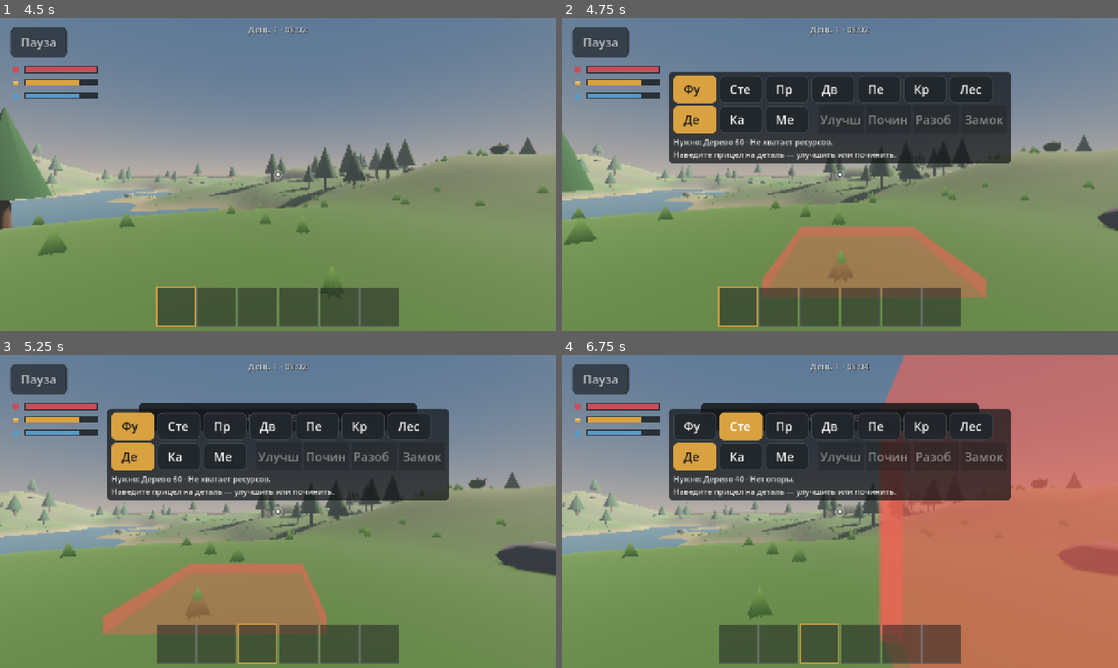
Above: before the commit, frames 1-4 (two rows, left to right).
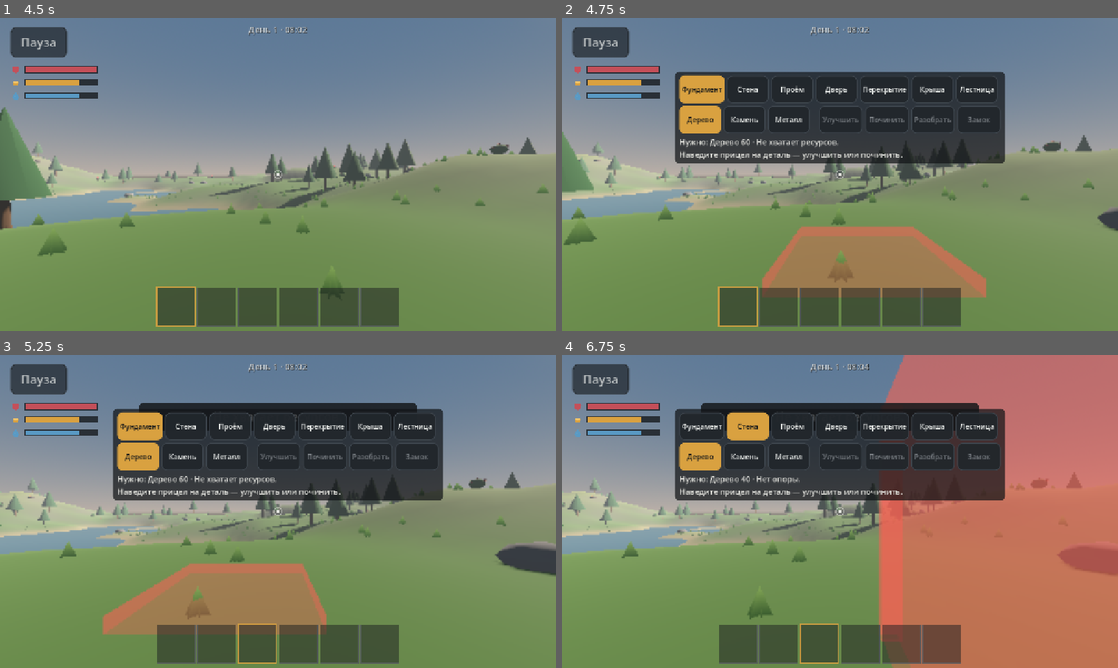
Above: after the commit, the same moments.

Repository: orucovislam72-beep/empty-shore
Game: Godot game, scene res://scenes/main/main_menu.tscn
Same seed, same stepped clock (60 frames per second), same inputs: the game is played once before the commit and once after it.
Inputs (mouse positions are in pixels of both pictures, inside the frame that each line leads up to):
- Up to frame 1 (4.5 s): click "Новая игра" at 0.5 s; click "Пауза" at 1.25 s; click "Продолжить" at 2 s; tap Enter at 2.75 s; drag from (177, 305) to (333, 105) at 2.77 s; tap Space (jump) at 3.5 s; drag from (216, 305) to (250, 237) at 3.52 s; move the mouse to (255, 305) at 4.27 s; press the mouse at (255, 305) at 4.28 s; hold D (move_right) from 4.28 s (still down)
- Up to frame 2 (4.75 s): keep holding D (move_right); tap B (build) at 4.55 s
- Up to frame 3 (5.25 s): release D (move_right) at 5 s; release the mouse at (255, 642) at 5 s; drag from (300, 642) to (111, 464) at 5.02 s
- Up to frame 4 (6.75 s): click "Фундамент" at 5.75 s; click "Стена" at 6.5 s

Frame 1 is identical in both runs. In frame 2, 3.5% of the frame differs, in the area x 19-81%, y 17-47%; in frame 3, 3.5%; in frame 4, 4.1%.

Commit message:
fix(ui): readable build panel labels, keypad code cells, styled disabled buttons; lighter stone and metal colours

Diff:
--- a/assets/ui_theme.tres
+++ b/assets/ui_theme.tres
@@ -100,6 +100,10 @@
 Button/styles/hover = SubResource("btn_hover")
 Button/styles/pressed = SubResource("btn_pressed")
 Button/styles/focus = SubResource("btn_focus")
+Button/styles/disabled = SubResource("btn_normal")
+Button/styles/hover_pressed = SubResource("btn_pressed")
+Button/colors/font_disabled_color = Color(0.48, 0.5, 0.52, 1)
+Button/colors/font_hover_pressed_color = Color(0.08, 0.09, 0.1, 1)
 OptionButton/styles/normal = SubResource("btn_normal")
 OptionButton/styles/hover = SubResource("btn_hover")
 OptionButton/styles/pressed = SubResource("btn_pressed")
--- a/scripts/building/building_view.gd
+++ b/scripts/building/building_view.gd
@@ -9,7 +9,7 @@
 ##   стена/проём — середина нижнего края, вдоль +X; крыша и лестница — центр клетки на уровне пола,
 ##   подъём в сторону −Z (поворот по направлению rot); дверь — нижний край петли, полотно вдоль +X.
 
-const MATERIAL_COLORS: Array[Color] = [Color(0.6, 0.42, 0.26), Color(0.58, 0.58, 0.56), Color(0.44, 0.48, 0.53)]
+const MATERIAL_COLORS: Array[Color] = [Color(0.66, 0.46, 0.28), Color(0.72, 0.7, 0.66), Color(0.5, 0.58, 0.66)]
 const WORN_TINT: Color = Color(0.5, 0.45, 0.42)
 const DOOR_SWING_S: float = 0.25
 
@@ -34,7 +34,7 @@
 		mat.albedo_color = MATERIAL_COLORS[m]
 		mat.vertex_color_use_as_albedo = true
 		mat.roughness = 0.9 if m < 2 else 0.55
-		mat.metallic = 0.0 if m < 2 else 0.35
+		mat.metallic = 0.0 if m < 2 else 0.15
 		_materials.append(mat)
 	grid.piece_added.connect(_on_added)
 	grid.piece_changed.connect(_on_changed)
--- a/scripts/ui/build_panel.gd
+++ b/scripts/ui/build_panel.gd
@@ -12,8 +12,8 @@
 signal action_pressed(action: String)
 
 const BTN_H: float = 64.0
-const PIECE_W: float = 100.0
-const ACTION_W: float = 104.0
+const PIECE_W: float = 96.0
+const ACTION_W: float = 100.0
 
 var panel: PanelContainer
 var _piece_btns: Dictionary = {}
@@ -84,7 +84,13 @@
 	b.text = key
 	b.custom_minimum_size = Vector2(w, BTN_H)
 	b.focus_mode = Control.FOCUS_NONE
-	b.clip_text = true
+	b.add_theme_font_size_override(&"font_size", 16)
+	# Узкие поля: подпись целиком, кнопка не меньше w (и 64 px в высоту — больше 48 dp).
+	for st_name: StringName in [&"normal", &"hover", &"pressed", &"disabled", &"hover_pressed"]:
+		var sb: StyleBox = b.get_theme_stylebox(st_name).duplicate()
+		sb.content_margin_left = 6.0
+		sb.content_margin_right = 6.0
+		b.add_theme_stylebox_override(st_name, sb)
 	return b
 
 
--- a/scripts/ui/keypad_screen.gd
+++ b/scripts/ui/keypad_screen.gd
@@ -1,6 +1,6 @@
 class_name KeypadScreen
 extends CanvasLayer
-## Кодовый замок: экран с крупными цифрами 0–9 (кнопки 96 × 80, больше 48 dp), «Стереть» и «Готово».
+## Кодовый замок: экран с крупными цифрами 0–9 (кнопки 112 × 80, больше 48 dp), «Стереть» и «Готово».
 ## Режимы: задать код (новый замок), ввести код (чужая или запертая дверь), сменить код.
 ## Проверку кода делает SurvivalSession; экран только собирает 4 цифры и отдаёт их сигналом.
 
@@ -15,7 +15,7 @@
 var door_id: int = -1
 var _code: String = ""
 var _title: Label
-var _display: Label
+var _cells: Array[Label] = []
 var _ok: Button
 
 
@@ -36,12 +36,27 @@
 	_title.horizontal_alignment = HORIZONTAL_ALIGNMENT_CENTER
 	_title.add_theme_font_size_override(&"font_size", 26)
 	box.add_child(_title)
-	_display = Label.new()
-	_display.horizontal_alignment = HORIZONTAL_ALIGNMENT_CENTER
-	_display.auto_translate_mode = Node.AUTO_TRANSLATE_MODE_DISABLED
-	_display.add_theme_font_size_override(&"font_size", 48)
-	_display.add_theme_color_override(&"font_color", Color(0.85, 0.63, 0.25))
-	box.add_child(_display)
+	# Четыре клетки кода: набранные цифры (при вводе чужого кода — точки).
+	var cells: HBoxContainer = HBoxContainer.new()
+	cells.alignment = BoxContainer.ALIGNMENT_CENTER
+	cells.add_theme_constant_override(&"separation", 12)
+	var sb: StyleBoxFlat = StyleBoxFlat.new()
+	sb.bg_color = Color(0.1, 0.11, 0.12, 1.0)
+	sb.border_color = Color(0.85, 0.63, 0.25)
+	sb.set_border_width_all(2)
+	sb.set_corner_radius_all(6)
+	for i: int in CODE_LEN:
+		var l: Label = Label.new()
+		l.custom_minimum_size = Vector2(64.0, 72.0)
+		l.horizontal_alignment = HORIZONTAL_ALIGNMENT_CENTER
+		l.vertical_alignment = VERTICAL_ALIGNMENT_CENTER
+		l.auto_translate_mode = Node.AUTO_TRANSLATE_MODE_DISABLED
+		l.add_theme_font_size_override(&"font_size", 40)
+		l.add_theme_color_override(&"font_color", Color(0.85, 0.63, 0.25))
+		l.add_theme_stylebox_override(&"normal", sb)
+		cells.add_child(l)
+		_cells.append(l)
+	box.add_child(cells)
 	var grid: GridContainer = GridContainer.new()
 	grid.columns = 3
 	grid.add_theme_constant_override(&"h_separation", 10)
@@ -57,7 +72,7 @@
 	grid.add_child(_ok)
 	box.add_child(grid)
 	var close_btn: Button = _key("UI_CLOSE")
-	close_btn.custom_minimum_size = Vector2(316.0, 72.0)
+	close_btn.custom_minimum_size = Vector2(356.0, 72.0)
 	close_btn.pressed.connect(close)
 	box.add_child(close_btn)
 
@@ -65,8 +80,9 @@
 func _key(text: String) -> Button:
 	var b: Button = Button.new()
 	b.text = text
-	b.custom_minimum_size = Vector2(96.0, 80.0)
+	b.custom_minimum_size = Vector2(112.0, 80.0)
 	b.focus_mode = Control.FOCUS_NONE
+	b.add_theme_font_size_override(&"font_size", 22)
 	return b
 
 
@@ -134,13 +150,11 @@
 
 
 func _update() -> void:
-	var shown: String = ""
 	for i: int in CODE_LEN:
 		if i < _code.length():
-			shown += (_code[i] if mode != Mode.ENTER else "•") + " "
+			_cells[i].text = _code[i] if mode != Mode.ENTER else "•"
 		else:
-			shown += "_ "
-	_display.text = shown.strip_edges()
+			_cells[i].text = ""
 	_ok.disabled = _code.length() != CODE_LEN
 
 
